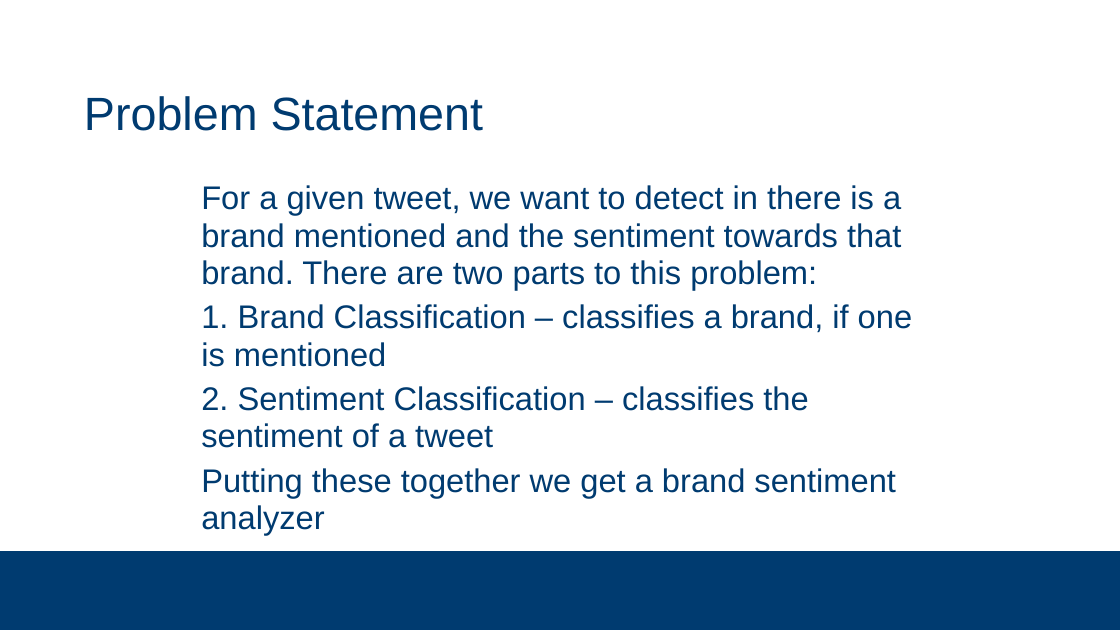
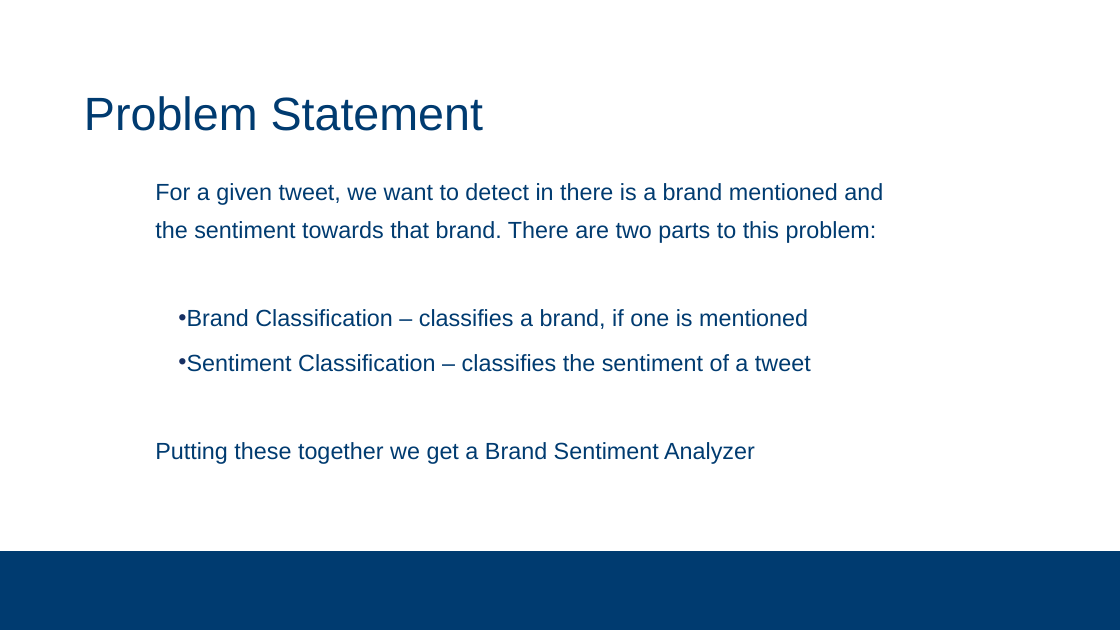
Before and after one commit to subsystem3/project, a slide deck: slide 3 of Final-Project-Team-2.pptx. Drawn at 1120x630 pixels with LibreOffice and Linux fonts; fonts in the diff are those of the drawing; background and template pictures are left out. Boxes give left, top, right and bottom in pixels: in the first picture for what was removed or moved away, otherwise in the second. Text is boxed around its words. In the diff, an @@ line names an element or a change of style, - is before the commit and + after.

Commit message:
PP slide changes

```diff
--- a/Final-Project-Team-2.pptx
+++ b/Final-Project-Team-2.pptx
@@ text "For a given tweet, we ...": place and size @@
-text "For a given tweet, we ..." at (201,185,912,535)
+text "For a given tweet, we ..." at (155,183,883,464)
@@ text at (155,183,883,243): size 28 to 20 pt in "For a given tweet, we want to ..." @@
@@ text at (155,309,811,464): text changed; size 28 to 20 pt @@
-  1. Brand Classification – classifies a brand, if one is mentioned
-  2. Sentiment Classification – classifies the sentiment of a tweet
-  Putting these together we get a brand sentiment analyzer
+  • Brand Classification – classifies a brand, if one is mentioned
+  • Sentiment Classification – classifies the sentiment of a tweet
+  Putting these together we get a Brand Sentiment Analyzer
```
Also in this commit, not shown: 7 other slides changed, 1 slide added, 1 slide removed.
